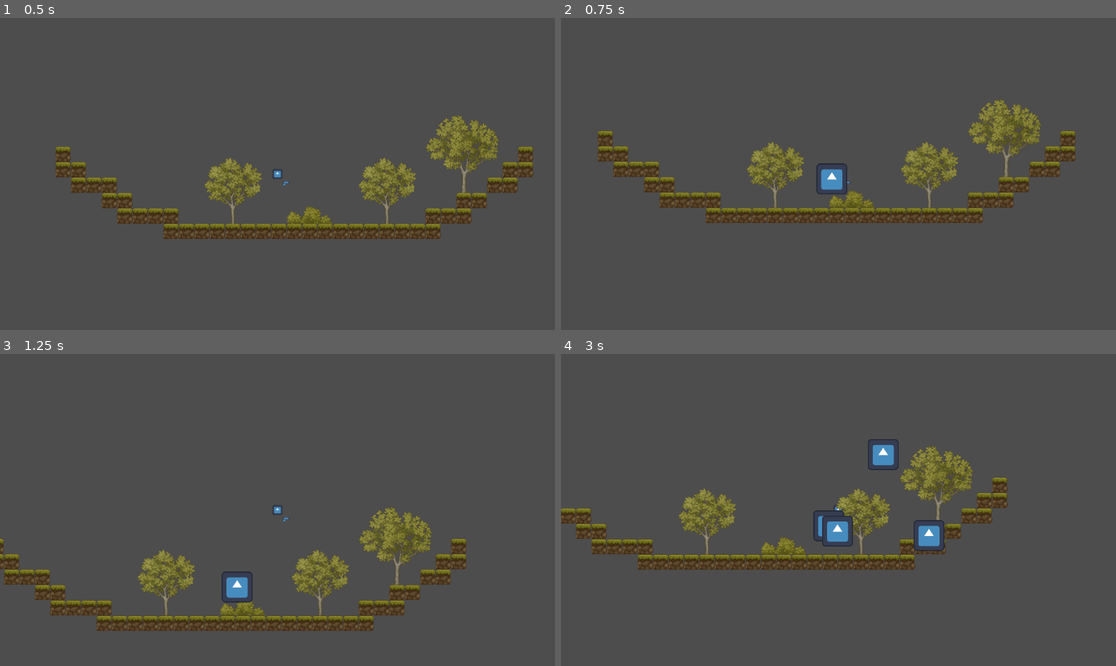
Above: before the commit, frames 1-4 (two rows, left to right).
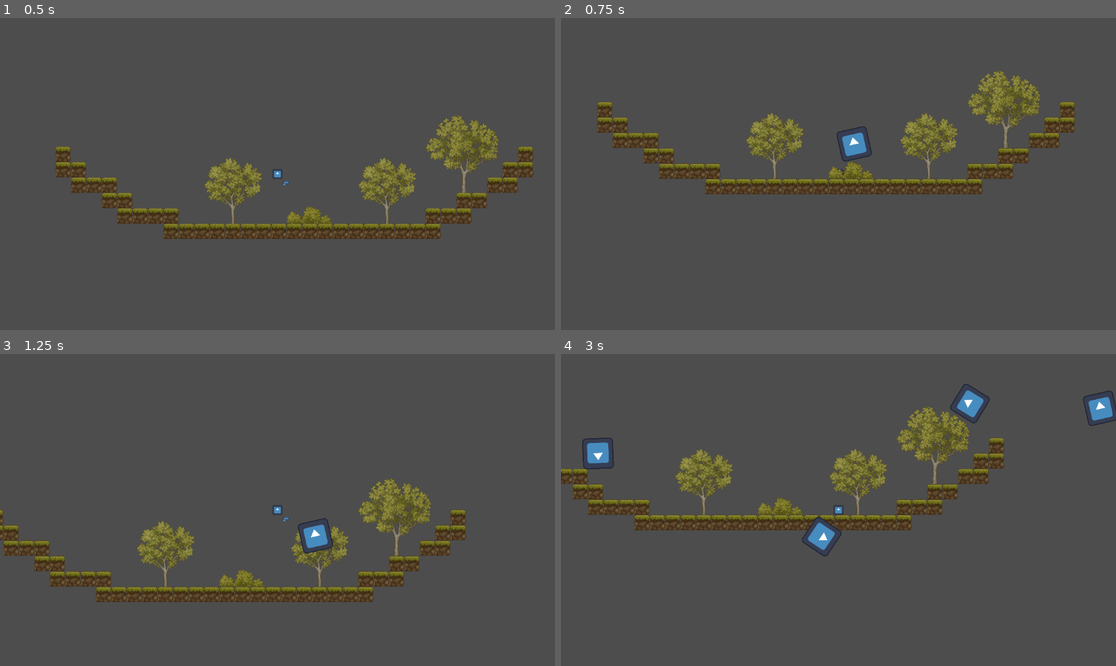
Above: after the commit, the same moments.

Repository: mathkimchi/PeddieHacks2025
Game: Godot game, scene res://Scenes/world.tscn
The game is run twice, just before and just after one commit, with the same random seed, the same clock (stepped at 60 frames per second) and the same inputs. The engine's default icon, where the game draws it, is replaced by a stand-in: a white triangle on a blue panel in a dark square.
Inputs (mouse positions are in pixels of both pictures, inside the frame that each line leads up to):
- Up to frame 1 (0.5 s): no input
- Up to frame 2 (0.75 s): move the mouse to (960, 158) at 0.52 s; press the mouse at (960, 158) at 0.53 s; hold D (ui_right) from 0.53 s (still down)
- Up to frame 3 (1.25 s): keep holding D (ui_right); tap W (ui_up) at 0.77 s
- Up to frame 4 (3 s): move the mouse to (727, 525) at 1.27 s; release the mouse at (727, 525) at 1.28 s; click (727, 525) at 1.35 s; tap W (ui_up) at 1.52 s; move the mouse to (894, 441) at 2.02 s; release D (ui_right) at 2.03 s; press the mouse at (894, 441) at 2.03 s; hold A (ui_left) 2.03-2.78 s; move the mouse to (810, 572) at 2.77 s; release the mouse at (810, 572) at 2.78 s; hold D (ui_right) from 2.78 s (still down); click (810, 572) at 2.85 s

Frame 1 is identical in both runs. In frame 2, 16% of the frame differs, in the area x 6-93%, y 16-66%; in frame 3, 15%; in frame 4, 17%, in the area x 0-100%, y 9-70%.

Commit message:
bullet as area and shoot bullet in correct direction

Diff:
--- a/Scenes/poopBullet/poopBullet.tscn
+++ b/Scenes/poopBullet/poopBullet.tscn
@@ -5,12 +5,10 @@
 
 [sub_resource type="RectangleShape2D" id="RectangleShape2D_36c53"]
 
-[node name="PoopBullet" type="Node2D"]
+[node name="PoopBullet" type="Area2D"]
 script = ExtResource("1_xbxi4")
 
-[node name="RigidBody2D" type="RigidBody2D" parent="."]
-
-[node name="CollisionShape2D" type="CollisionShape2D" parent="RigidBody2D"]
+[node name="CollisionShape2D" type="CollisionShape2D" parent="."]
 scale = Vector2(3, 3)
 shape = SubResource("RectangleShape2D_36c53")
 
--- a/Scenes/poopBullet/poop_bullet.gd
+++ b/Scenes/poopBullet/poop_bullet.gd
@@ -1,4 +1,24 @@
-extends Node2D
+extends Area2D
 
-func _physics_process(delta: float) -> void: #the underscore is like private
-	position.x += 1
+@export
+var SPEED = 300
+@export
+var RANGE = 2000
+
+var traveled_distance = 0
+
+func _physics_process(delta: float) -> void:
+	var direction = Vector2.RIGHT.rotated(self.global_rotation)
+	position += delta * SPEED * direction
+
+	traveled_distance += delta * SPEED
+	if traveled_distance > RANGE:
+		queue_free() # self destruct
+
+
+func _on_body_entered(body: Node2D) -> void:
+	# TODO: damage enemy
+	# if body.is_in_group("Enemies"):
+	# 	body.take_damage(25)
+	# 	self.queue_free() # self destruct
+	pass
--- a/Scenes/poopGun/poop_gun.gd
+++ b/Scenes/poopGun/poop_gun.gd
@@ -1,13 +1,17 @@
 extends Node2D
-@onready var poopBullet = preload("res://Scenes/poopBullet/poopBullet.tscn") #@ symbol modifies onready to ensure it is loaded
-var bullet #stores the temp bullet object
+@onready var poopBullet = preload("res://Scenes/poopBullet/poopBullet.tscn") # @ symbol modifies onready to ensure it is loaded
+var bullet # stores the temp bullet object
 
-func shoot():
-	if Input.is_action_just_pressed('shoot'):
-		bullet = poopBullet.instantiate() # just assignment
-		# add the bullet under the world instead of player to not be relative to player position
-		get_node("/root/World").add_child(bullet)
-		bullet.global_position = self.global_position
+func shoot(event):
+	bullet = poopBullet.instantiate() # just assignment
+	# add the bullet under the world instead of player to not be relative to player position
+	get_node("/root/World").add_child(bullet)
 
-func _physics_process(delta: float) -> void:
-	shoot()
+	# make bullet shoot from the gun location and in the direction of mouse point from player
+	bullet.global_position = self.global_position
+	bullet.global_rotation = self.get_global_transform_with_canvas().get_origin().direction_to(event.position).angle()
+
+
+func _input(event) -> void:
+	if event.is_action_pressed("shoot"):
+		shoot(event)
--- a/project.godot
+++ b/project.godot
@@ -36,6 +36,7 @@
 "events": [Object(InputEventKey,"resource_local_to_scene":false,"resource_name":"","device":-1,"window_id":0,"alt_press …(192 unchanged characters)…
 , Object(InputEventJoypadButton,"resource_local_to_scene":false,"resource_name":"","device":0,"button_index":11,"pressure":0.0,"pressed":false,"script":null)
 , Object(InputEventJoypadMotion,"resource_local_to_scene":false,"resource_name":"","device":0,"axis":1,"axis_value":-1.0,"script":null)
+, Object(InputEventKey,"resource_local_to_scene":false,"resource_name":"","device":-1,"window_id":0,"alt_pressed":false,"shift_pressed":false,"ctrl_pressed":false,"meta_pressed":false,"pressed":false,"keycode":0,"physical_keycode":32,"key_label":0,"unicode":32,"location":0,"echo":false,"script":null)
 ]
 }
 shoot={
@@ -43,6 +44,10 @@
 "events": [Object(InputEventMouseButton,"resource_local_to_scene":false,"resource_name":"","device":-1,"window_id":0,"a …(253 unchanged characters)…
 ]
 }
+jump={
+"deadzone": 0.2,
+"events": []
+}
 
 [rendering]
 
